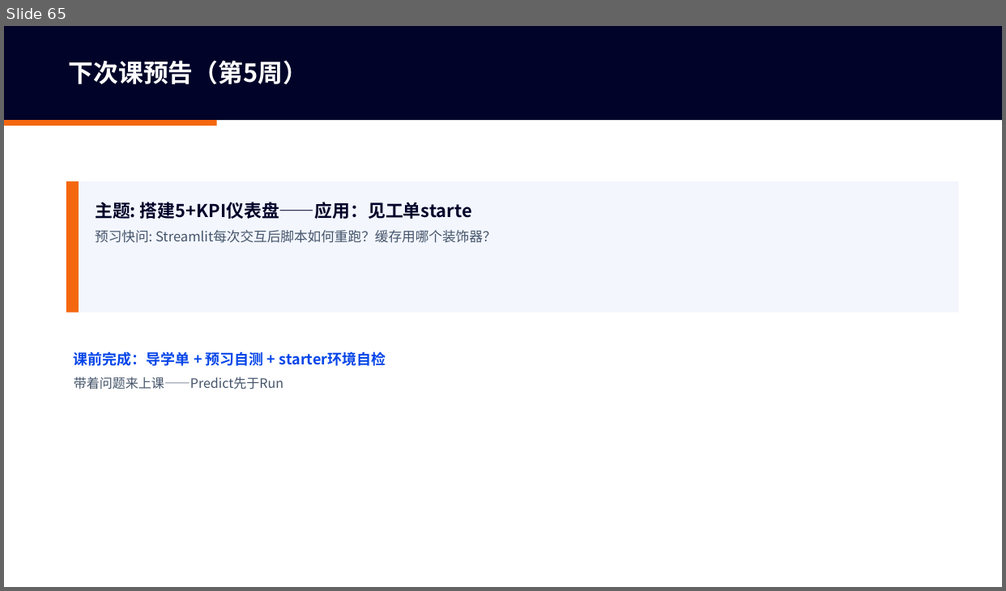
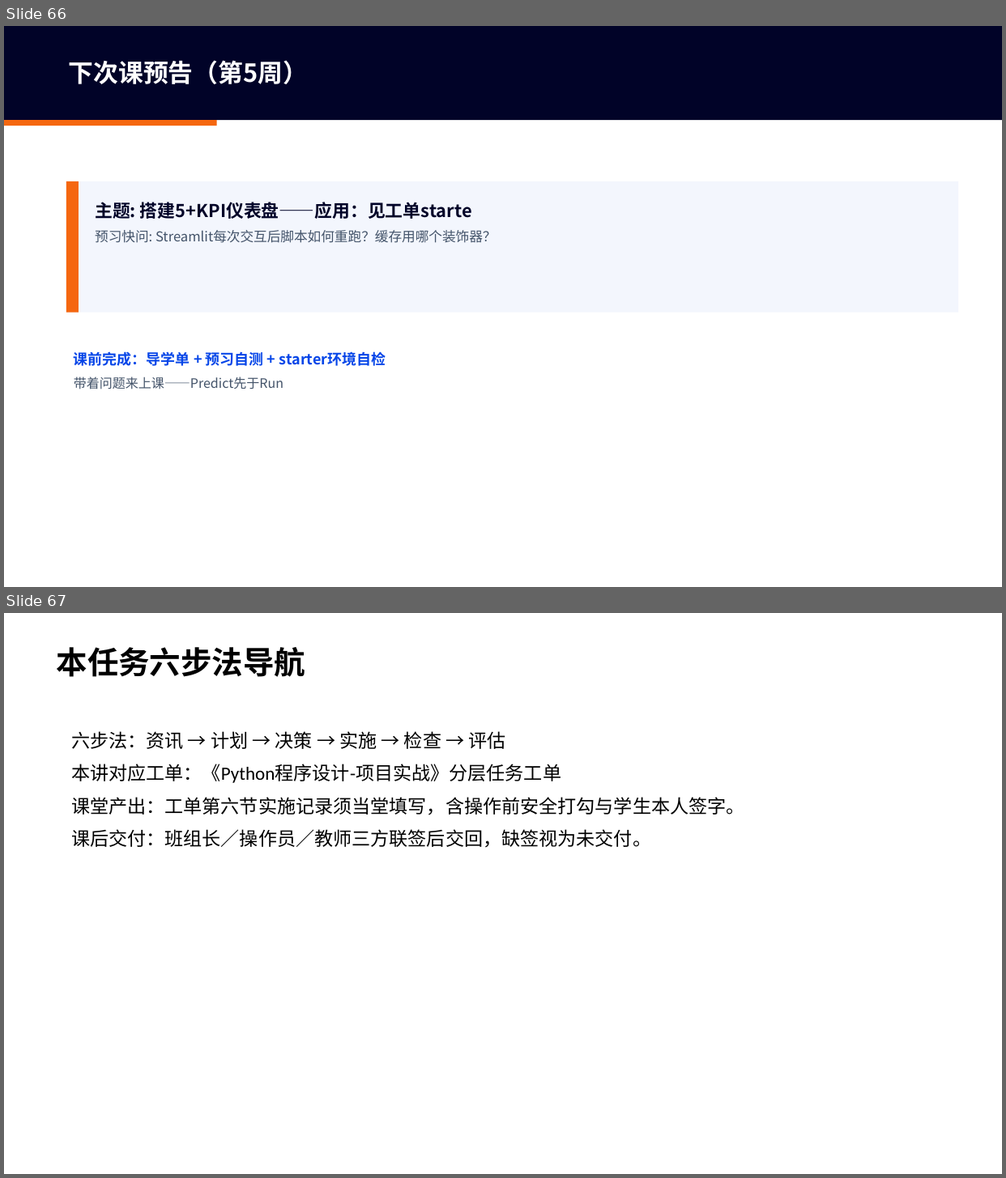
Before and after one commit to tianqiongenze/industrial-IoT-python-programming, a slide deck: V2授课PPT/W04-第7次课-向量化：让计算快100倍.pptx. Shown one above the other, each under a label of ours: slide 65 before the commit, slides 66 and 67 after it. The pictures are 1006x591 and 1006x1178 pixels, drawn with LibreOffice and Linux fonts; fonts in the diff are those of the drawing. Boxes give left, top, right and bottom in pixels: in the first picture for what was removed or moved away, otherwise in the second. Text is boxed around its words. In the diff, an @@ line names an element or a change of style, - is before the commit and + after.

Commit message:
chore(sync): 03课授课PPT与工程化项目文档同步更新

```diff
--- a/V2授课PPT/W04-第7次课-向量化：让计算快100倍.pptx
+++ b/V2授课PPT/W04-第7次课-向量化：让计算快100倍.pptx
@@ slide 67 added at (4, 613, 1002, 1174), background #FFFFFF @@
@@ text added at (57, 647, 306, 677), 30 pt, text #000000, bold @@
+本任务六步法导航
@@ text added at (71, 731, 745, 848), 18 pt, text #000000 @@
+六步法：资讯 → 计划 → 决策 → 实施 → 检查 → 评估
+本讲对应工单：《Python程序设计-项目实战》分层任务工单
+课堂产出：工单第六节实施记录须当堂填写，含操作前安全打勾与学生本人签字。
+课后交付：班组长／操作员／教师三方联签后交回，缺签视为未交付。
@@ what was slide 65 is now slide 66 @@
```
Also in this commit, not shown: 2 other slides added, 47 other files.
